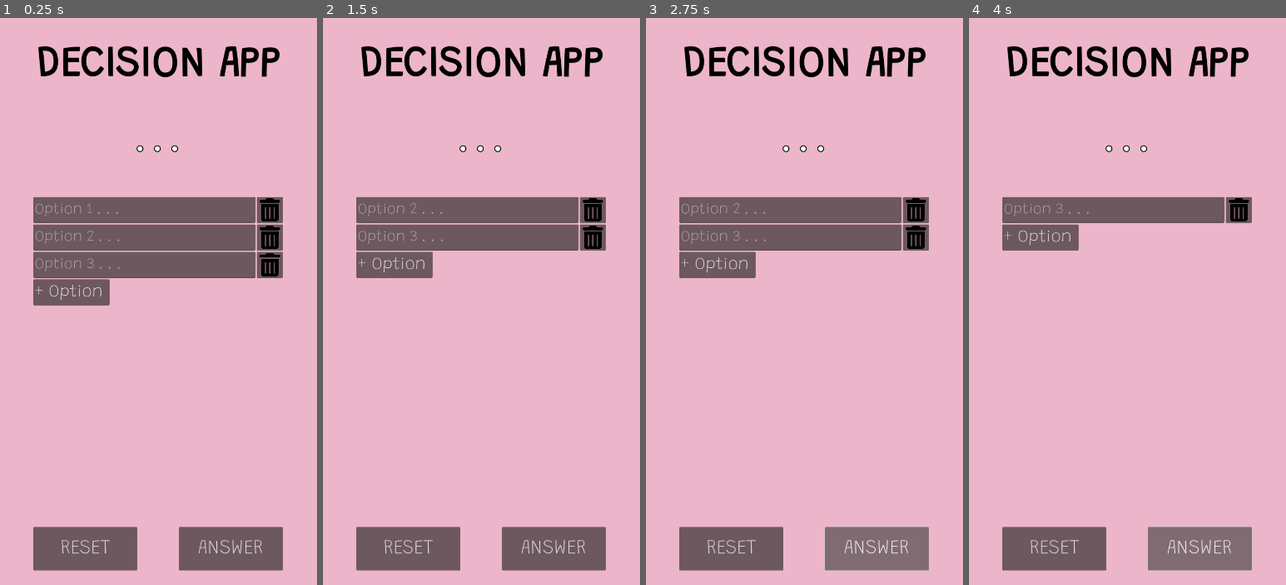
Above: before the commit, frames 1-4 (left to right).
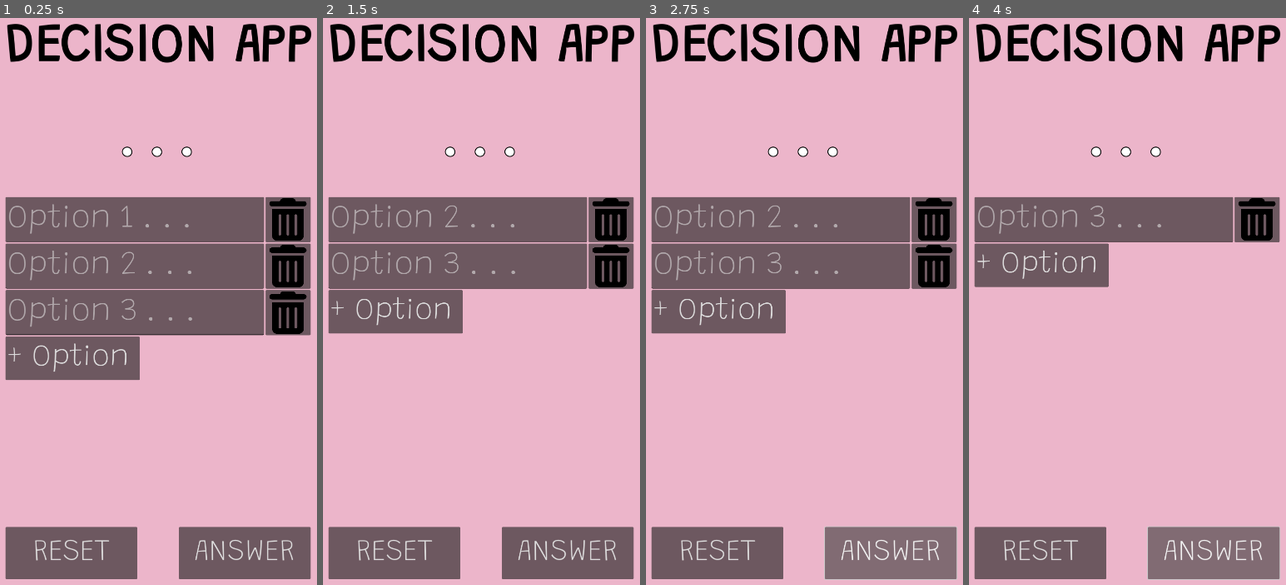
Above: after the commit, the same moments.

Repository: Sentrial/DecisionApp
Game: Godot game, scene res://Scenes/main.tscn
The game is run twice, just before and just after one commit, with the same random seed, the same clock (stepped at 60 frames per second) and the same inputs.
Inputs (mouse positions are in pixels of both pictures, inside the frame that each line leads up to):
- Up to frame 1 (0.25 s): no input
- Up to frame 2 (1.5 s): click "RESET" at 0.5 s; click (592, 210) at 1.27 s
- Up to frame 3 (2.75 s): click "ANSWER" at 2 s
- Up to frame 4 (4 s): click (1238, 210) at 2.77 s; click "ANSWER" at 3.5 s

The runs differ from the first frame. In frame 1, 24% of the frame differs, in the area x 1-99%, y 0-99%; in frame 2, 19%; in frame 3, 19%; in frame 4, 15%.

Commit message:
Size increase for all elements. Icon and android export settings update.

Diff:
--- a/decision-app/Resources/Themes/ItemTheme.tres
+++ b/decision-app/Resources/Themes/ItemTheme.tres
@@ -5,4 +5,4 @@
 [resource]
 Button/icons/icon = ExtResource("1_ixn0w")
 Label/font_sizes/font_size = 62
-LineEdit/font_sizes/font_size = 42
+LineEdit/font_sizes/font_size = 92
--- a/decision-app/Scenes/main.tscn
+++ b/decision-app/Scenes/main.tscn
@@ -20,14 +20,14 @@
 anchors_preset = 5
 anchor_left = 0.5
 anchor_right = 0.5
-offset_left = -400.0
-offset_top = 225.0
-offset_right = 400.0
-offset_bottom = 425.0
+offset_left = -540.0
+offset_top = 175.0
+offset_right = 540.0
+offset_bottom = 375.0
 grow_horizontal = 2
 size_flags_horizontal = 3
 theme_override_colors/default_color = Color(0, 0, 0, 1)
-theme_override_font_sizes/bold_font_size = 115
+theme_override_font_sizes/bold_font_size = 145
 bbcode_enabled = true
 text = "[center][b]DECISION APP[/b][/center]"
 horizontal_alignment = 1
@@ -37,14 +37,14 @@
 anchors_preset = 5
 anchor_left = 0.5
 anchor_right = 0.5
-offset_left = -360.0
-offset_top = 475.0
-offset_right = 360.0
-offset_bottom = 625.0
+offset_left = -490.0
+offset_top = 400.0
+offset_right = 490.0
+offset_bottom = 700.0
 grow_horizontal = 2
 theme_override_colors/font_outline_color = Color(0, 0, 0, 1)
 theme_override_constants/outline_size = 10
-theme_override_font_sizes/bold_font_size = 76
+theme_override_font_sizes/bold_font_size = 130
 bbcode_enabled = true
 text = "[center][b]. . .[/b][/center]"
 fit_content = true
@@ -57,9 +57,9 @@
 stream = SubResource("AudioStreamRandomizer_jjvhh")
 
 [node name="ScrollContainer" type="ScrollContainer" parent="Center"]
-offset_left = -360.0
+offset_left = -440.0
 offset_top = 700.0
-offset_right = 360.0
+offset_right = 440.0
 offset_bottom = 1600.0
 size_flags_vertical = 3
 
@@ -72,13 +72,14 @@
 layout_mode = 2
 
 [node name="LineEdit" type="LineEdit" parent="Center/ScrollContainer/VBoxContainer/item1"]
+custom_minimum_size = Vector2(0, 130)
 layout_mode = 2
 size_flags_horizontal = 3
 theme = ExtResource("4_jjvhh")
 placeholder_text = "Option 1 . . ."
 
 [node name="ClearButton" type="Button" parent="Center/ScrollContainer/VBoxContainer/item1"]
-custom_minimum_size = Vector2(75, 75)
+custom_minimum_size = Vector2(130, 130)
 layout_mode = 2
 size_flags_horizontal = 8
 theme_override_icons/icon = ExtResource("5_kry3j")
@@ -90,13 +91,14 @@
 layout_mode = 2
 
 [node name="LineEdit" type="LineEdit" parent="Center/ScrollContainer/VBoxContainer/item2"]
+custom_minimum_size = Vector2(0, 130)
 layout_mode = 2
 size_flags_horizontal = 3
 theme = ExtResource("4_jjvhh")
 placeholder_text = "Option 2 . . ."
 
 [node name="ClearButton" type="Button" parent="Center/ScrollContainer/VBoxContainer/item2"]
-custom_minimum_size = Vector2(75, 75)
+custom_minimum_size = Vector2(130, 130)
 layout_mode = 2
 size_flags_horizontal = 8
 theme_override_icons/icon = ExtResource("5_kry3j")
@@ -108,13 +110,14 @@
 layout_mode = 2
 
 [node name="LineEdit" type="LineEdit" parent="Center/ScrollContainer/VBoxContainer/item3"]
+custom_minimum_size = Vector2(0, 130)
 layout_mode = 2
 size_flags_horizontal = 3
 theme = ExtResource("4_jjvhh")
 placeholder_text = "Option 3 . . ."
 
 [node name="ClearButton" type="Button" parent="Center/ScrollContainer/VBoxContainer/item3"]
-custom_minimum_size = Vector2(75, 75)
+custom_minimum_size = Vector2(130, 130)
 layout_mode = 2
 size_flags_horizontal = 8
 theme_override_icons/icon = ExtResource("5_kry3j")
@@ -123,26 +126,26 @@
 script = ExtResource("6_21xkr")
 
 [node name="Button" type="Button" parent="Center/ScrollContainer/VBoxContainer"]
-custom_minimum_size = Vector2(150, 75)
+custom_minimum_size = Vector2(150, 125)
 layout_mode = 2
 size_flags_horizontal = 0
-theme_override_font_sizes/font_size = 48
+theme_override_font_sizes/font_size = 86
 text = "+ Option "
 
 [node name="AnswerButton" type="Button" parent="Center"]
 offset_left = 60.0
 offset_top = 1650.0
-offset_right = 360.0
-offset_bottom = 1775.0
-theme_override_font_sizes/font_size = 56
+offset_right = 440.0
+offset_bottom = 1800.0
+theme_override_font_sizes/font_size = 86
 text = "ANSWER"
 
 [node name="ResetButton" type="Button" parent="Center"]
-offset_left = -360.0
+offset_left = -440.0
 offset_top = 1650.0
 offset_right = -60.0
-offset_bottom = 1775.0
-theme_override_font_sizes/font_size = 56
+offset_bottom = 1800.0
+theme_override_font_sizes/font_size = 86
 text = "RESET"
 
 [connection signal="pressed" from="Center/ScrollContainer/VBoxContainer/Button" to="." method="_on_add_option_pressed"]
--- a/decision-app/Scenes/option.tscn
+++ b/decision-app/Scenes/option.tscn
@@ -8,13 +8,14 @@
 size_flags_horizontal = 3
 
 [node name="LineEdit" type="LineEdit" parent="."]
+custom_minimum_size = Vector2(0, 130)
 layout_mode = 2
 size_flags_horizontal = 3
 theme = ExtResource("1_hmytp")
 placeholder_text = "Option 3 . . ."
 
 [node name="ClearButton" type="Button" parent="."]
-custom_minimum_size = Vector2(75, 75)
+custom_minimum_size = Vector2(130, 130)
 layout_mode = 2
 size_flags_horizontal = 8
 theme_override_icons/icon = ExtResource("2_tx2dh")
--- a/decision-app/project.godot
+++ b/decision-app/project.godot
@@ -22,6 +22,7 @@
 window/size/viewport_width=1080
 window/size/viewport_height=1920
 window/stretch/mode="viewport"
+window/handheld/orientation=1
 
 [gui]
 
Binary file changed: decision-app/Resources/Icons/DecisionAppIcon.png
